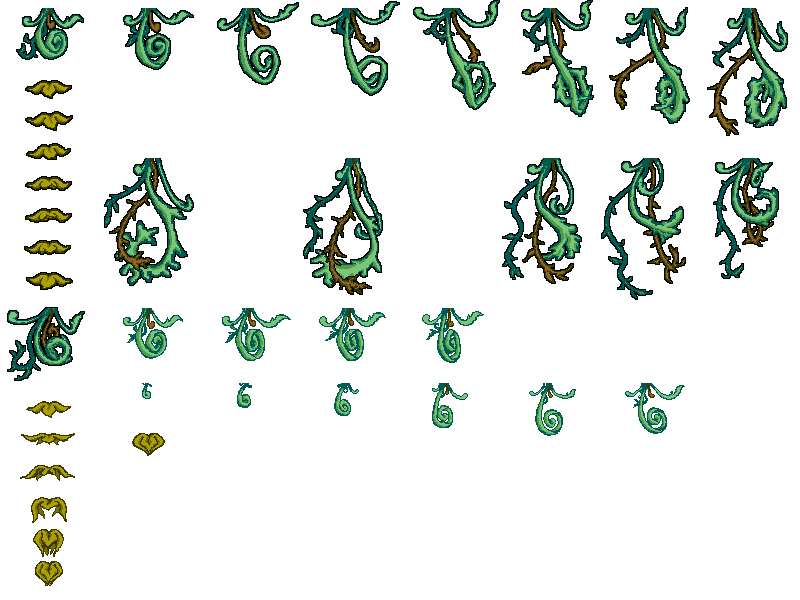
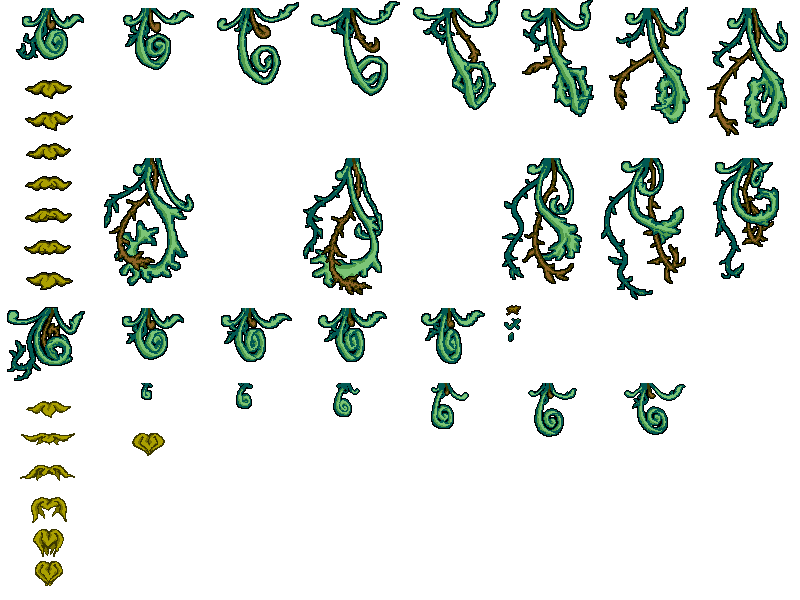
Comparing the layer stacks of the two (800, 600) images. Changes:
added layer "Silhouette" (2nd of 4, in "Idle") in group "Idle" over 122, 308, 485, 364
added layer "Silhouette" (3rd of 4, in "Spawn") in group "Spawn" over 141, 383, 686, 437
painted on "Silhouette" (4th of 4, in "Receptacle Idle") over 24, 80, 73, 290
renamed "shadow" to "base", painted on it over 44, 437, 160, 578
removed layer "base" (2nd of 2, in "Reseptacle Dying") from group "Reseptacle Dying" over 44, 437, 160, 578
added group "Particles" with 1 layers over 504, 305, 521, 342
added layer "Layer 63" in group "Particles" over 504, 305, 521, 342
